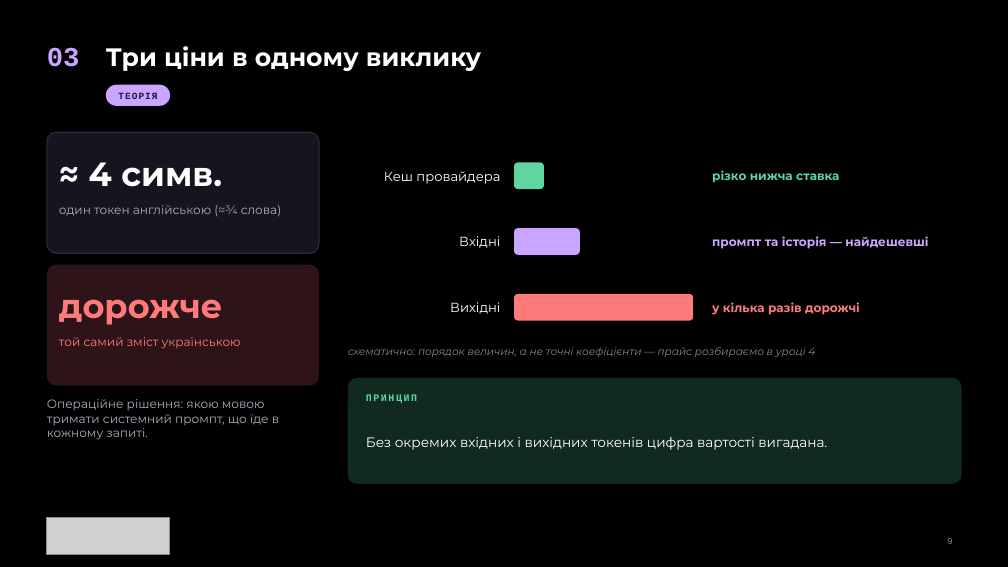
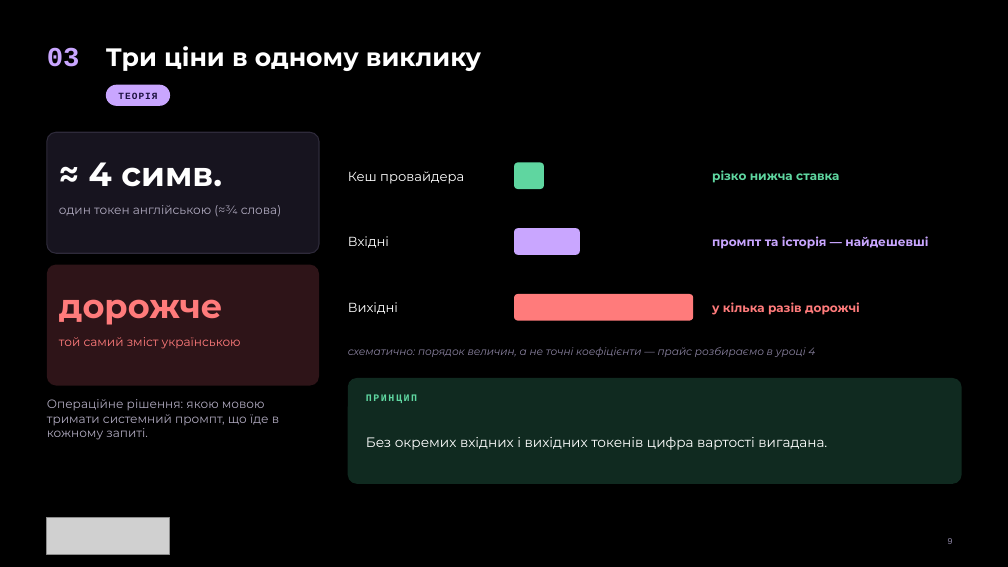
Before and after one commit to TarasFedorenkoFTV/llmops-bootcamp, a slide deck: slide 9 of docs/decks/L01.pptx. Drawn at 1008x567 pixels with LibreOffice and Linux fonts; fonts in the diff are those of the drawing; grey boxes stand for pictures; background and template pictures are left out. Boxes give left, top, right and bottom in pixels: in the first picture for what was removed or moved away, otherwise in the second. Text is boxed around its words. In the diff, an @@ line names an element or a change of style, - is before the commit and + after.

```diff
--- a/docs/decks/L01.pptx
+++ b/docs/decks/L01.pptx
@@ alignment right to left in 3 elements at [348,171,464,184], [348,236,389,248], [348,302,398,314] @@
```
Also in this commit, not shown: 1 other slide changed, 14 other files.
